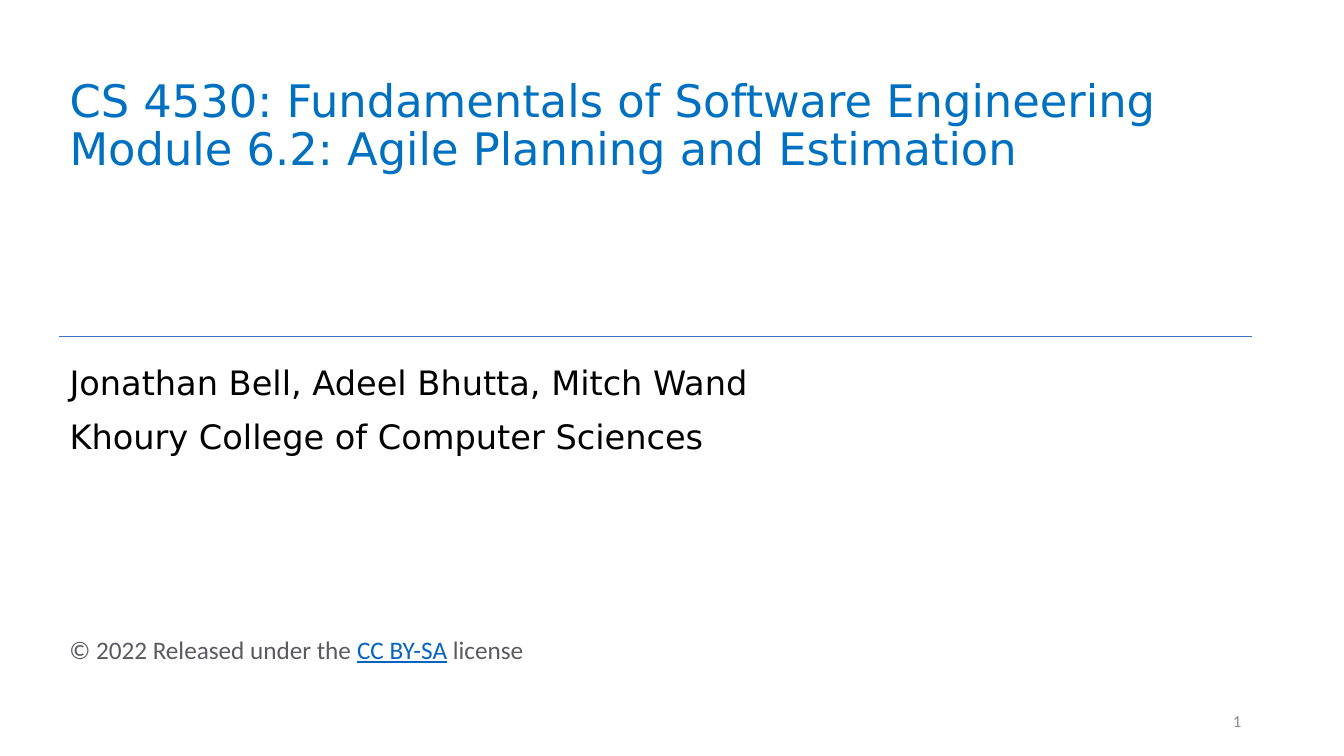
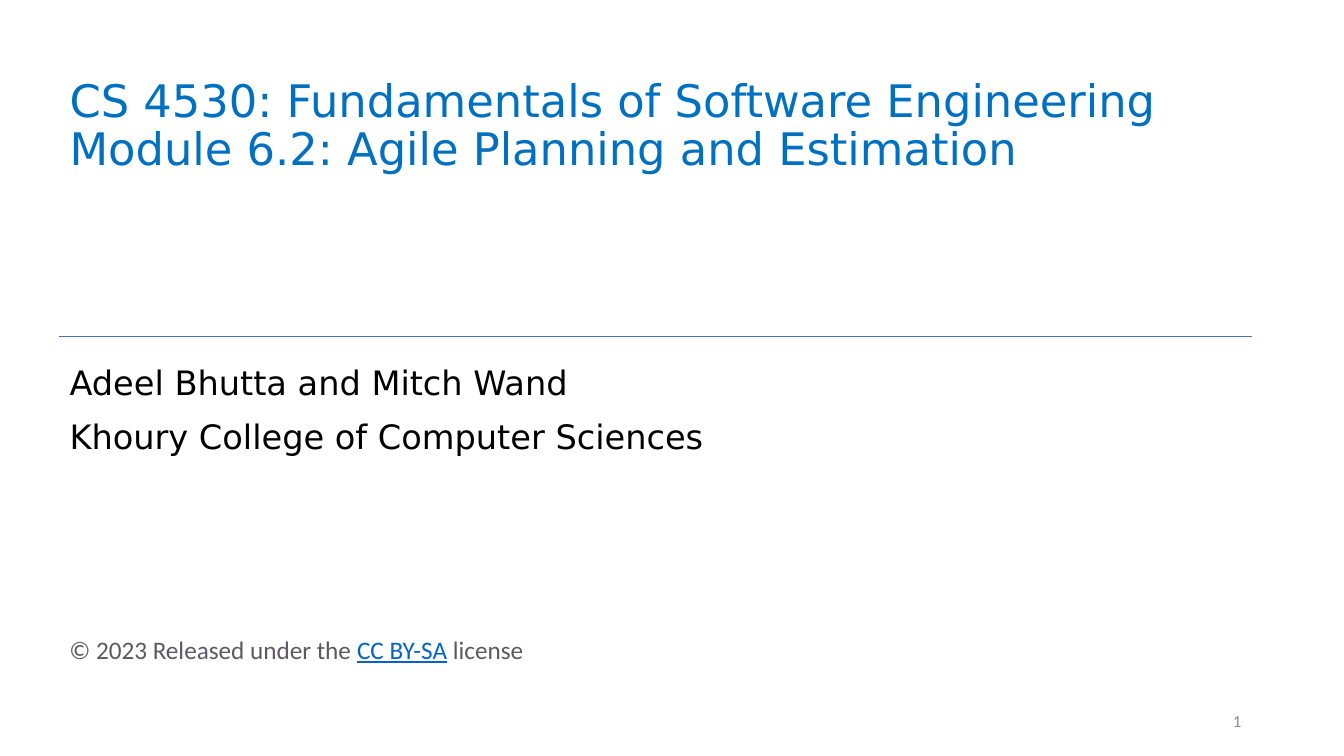
Before and after one commit to neu-se/CS4530-Fall-2023, a slide deck: slide 1 of Slides/Module 06.2 Agile Planning and Estimation.pptx. Drawn at 1344x756 pixels with LibreOffice and Linux fonts; fonts in the diff are those of the drawing. Boxes give left, top, right and bottom in pixels: in the first picture for what was removed or moved away, otherwise in the second. Text is boxed around its words. In the diff, an @@ line names an element or a change of style, - is before the commit and + after.

Commit message:
mod6 slides

```diff
--- a/Slides/Module 06.2 Agile Planning and Estimation.pptx
+++ b/Slides/Module 06.2 Agile Planning and Estimation.pptx
@@ subtitle at (70,369,567,396): text changed @@
-Jonathan Bell, Adeel Bhutta, Mitch Wand
+Adeel Bhutta and Mitch Wand
@@ text at (96,641,523,663): text changed @@
-© 2022 Released under the CC BY-SA license
+© 2023 Released under the CC BY-SA license
```
Also in this commit, not shown: 3 other files.
